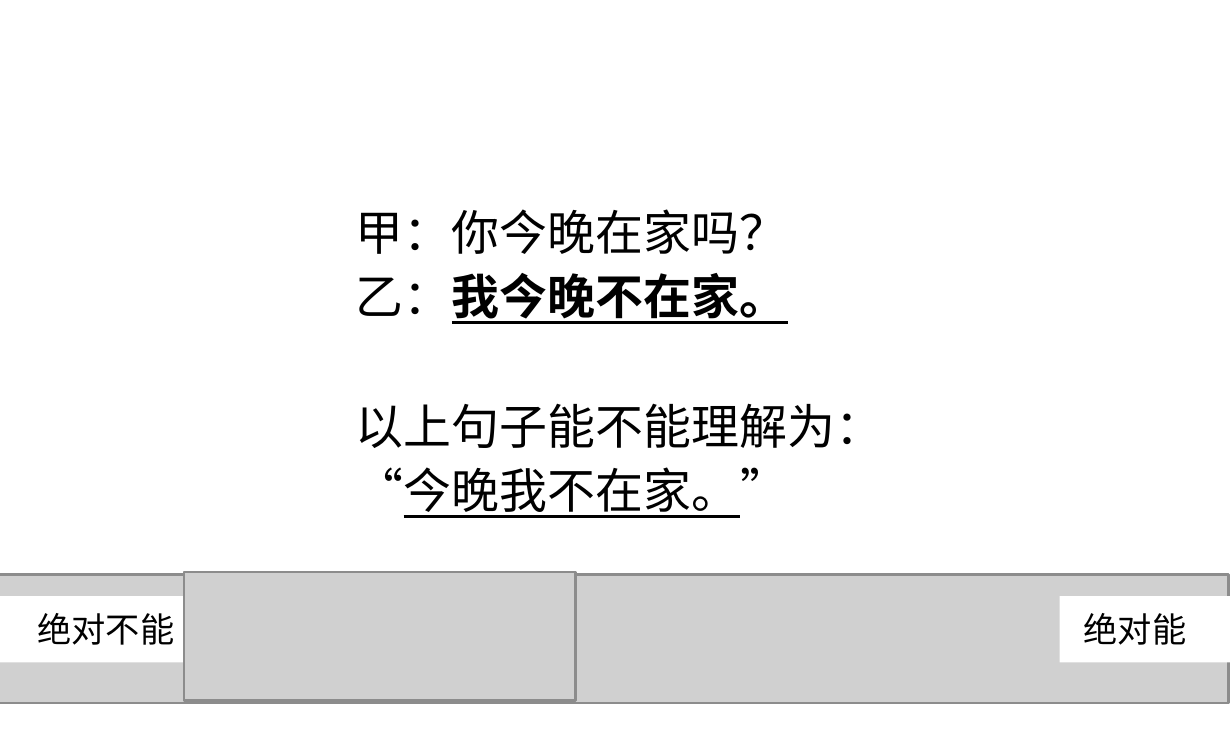
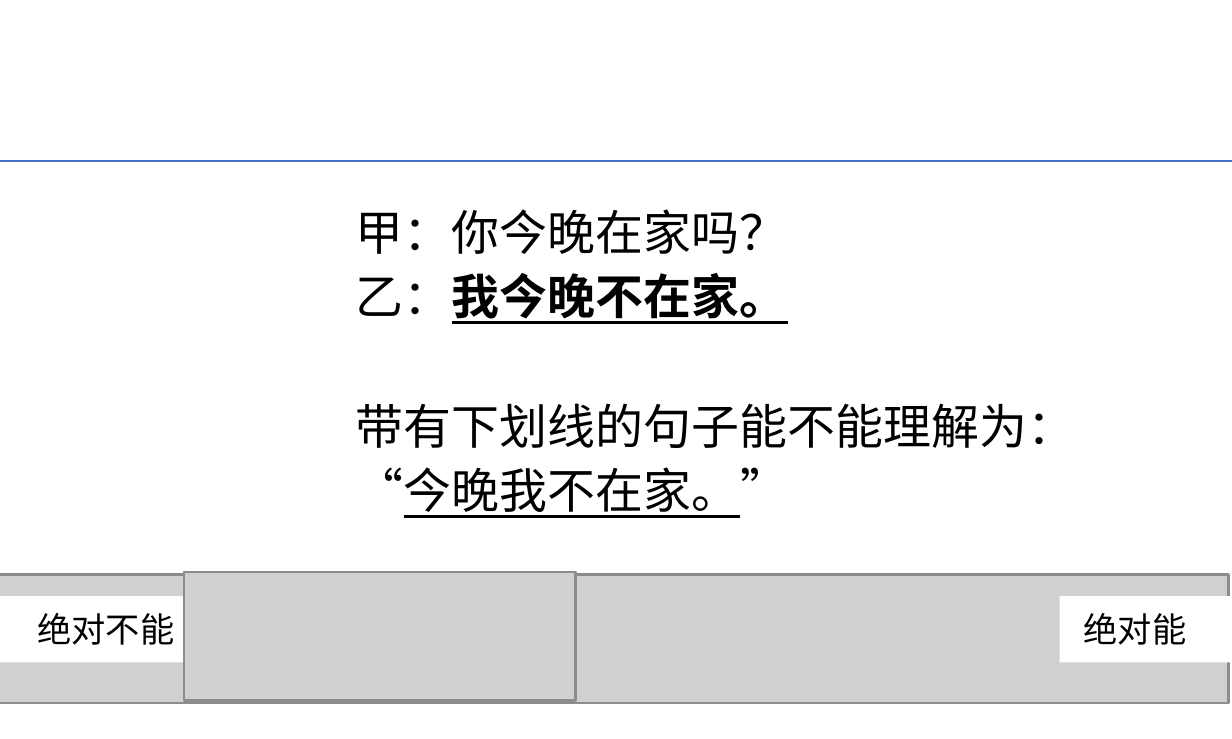
Before and after one commit to z-n-huang/z-n-huang.github.io, a slide deck: slide 14 of resources/gifs/SPR_animations.pptx. Drawn at 1232x739 pixels with LibreOffice and Linux fonts; fonts in the diff are those of the drawing; grey boxes stand for pictures. Boxes give left, top, right and bottom in pixels: in the first picture for what was removed or moved away, otherwise in the second. Text is boxed around its words. In the diff, an @@ line names an element or a change of style, - is before the commit and + after.

```diff
--- a/resources/gifs/SPR_animations.pptx
+++ b/resources/gifs/SPR_animations.pptx
@@ line added from (0, 160) to (1232, 160), #4472C4 0.5 pt @@
@@ text at <box>356,403,1076,448</box>: text changed @@
-以上句子能不能理解为：
+带有下划线的句子能不能理解为：
```
Also in this commit, not shown: 1 other slide changed, 9 other files.
